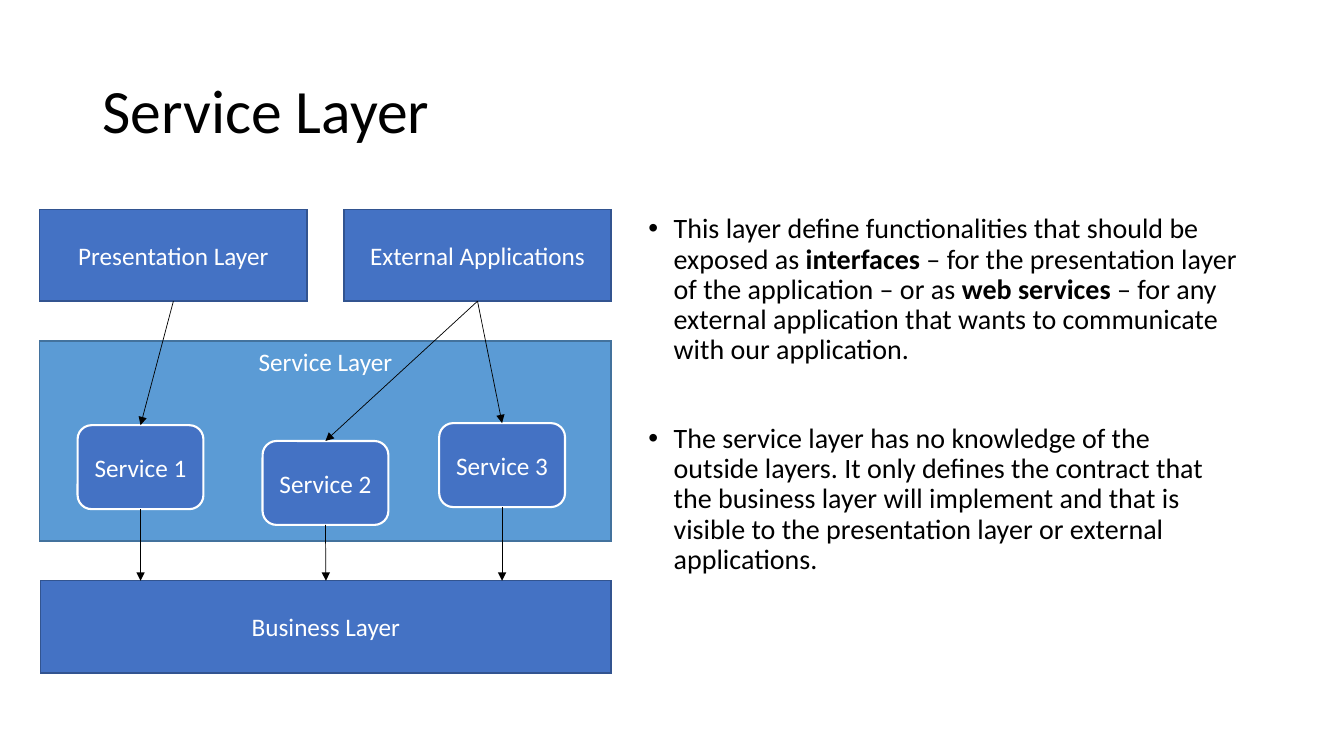
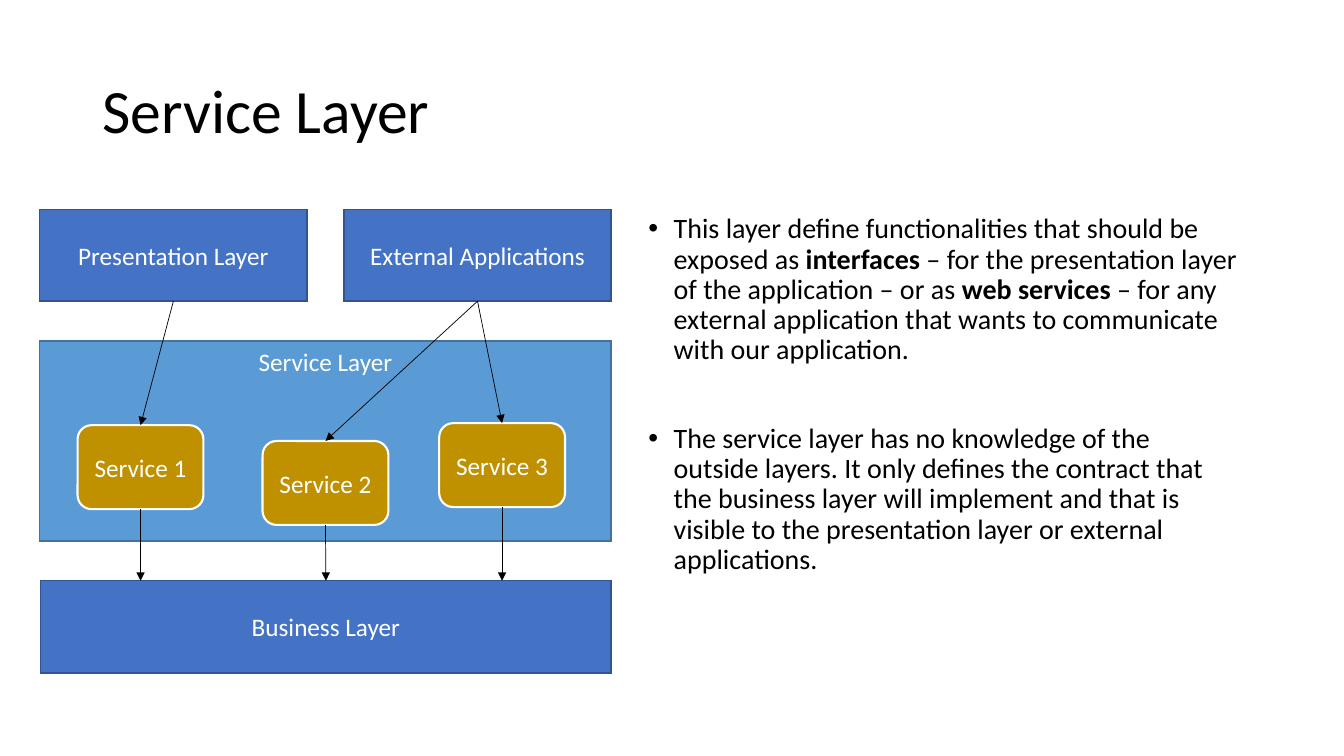
Before and after one commit to fnmps/multilayer-java-template, a slide deck: slide 6 of multilayer-template/Documentation/Multilayer applications.pptx. Drawn at 1344x756 pixels with LibreOffice and Linux fonts; fonts in the diff are those of the drawing. Boxes give left, top, right and bottom in pixels: in the first picture for what was removed or moved away, otherwise in the second. Text is boxed around its words. In the diff, an @@ line names an element or a change of style, - is before the commit and + after.

```diff
--- a/multilayer-template/Documentation/Multilayer applications.pptx
+++ b/multilayer-template/Documentation/Multilayer applications.pptx
@@ fill #4472C4 to #BF9000 in 3 elements at (78,425,204,509), (262,441,388,524), (440,423,566,507) @@
```
Also in this commit, not shown: 5 other slides changed, 2 slides added, 7 other files.
